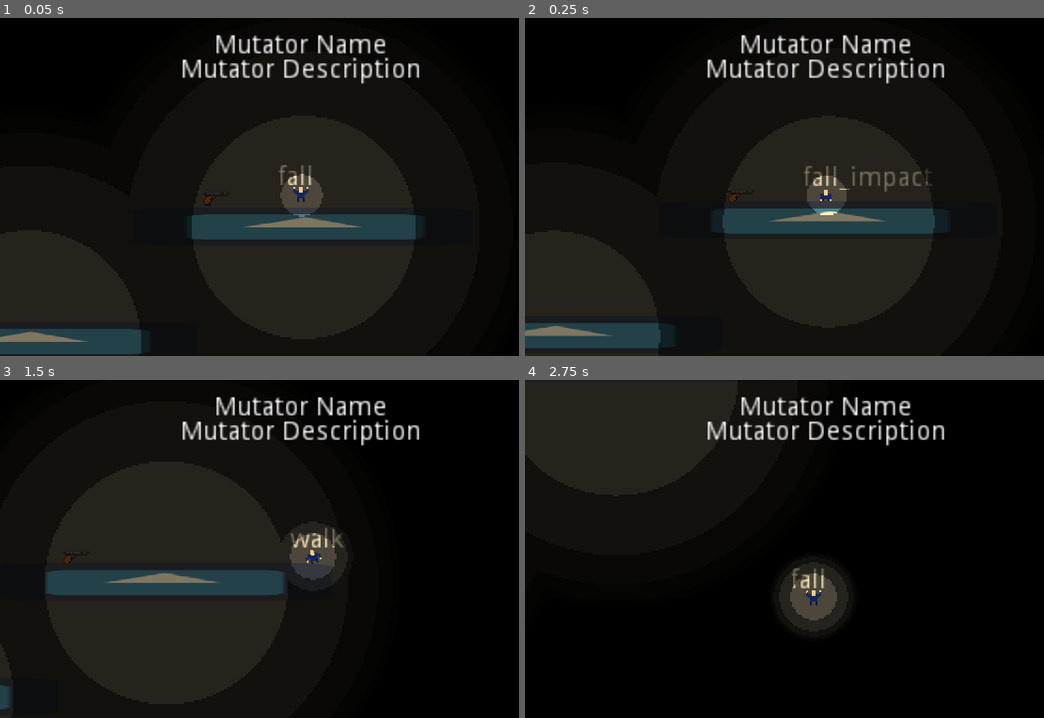
Above: before the commit, frames 1-4 (two rows, left to right).
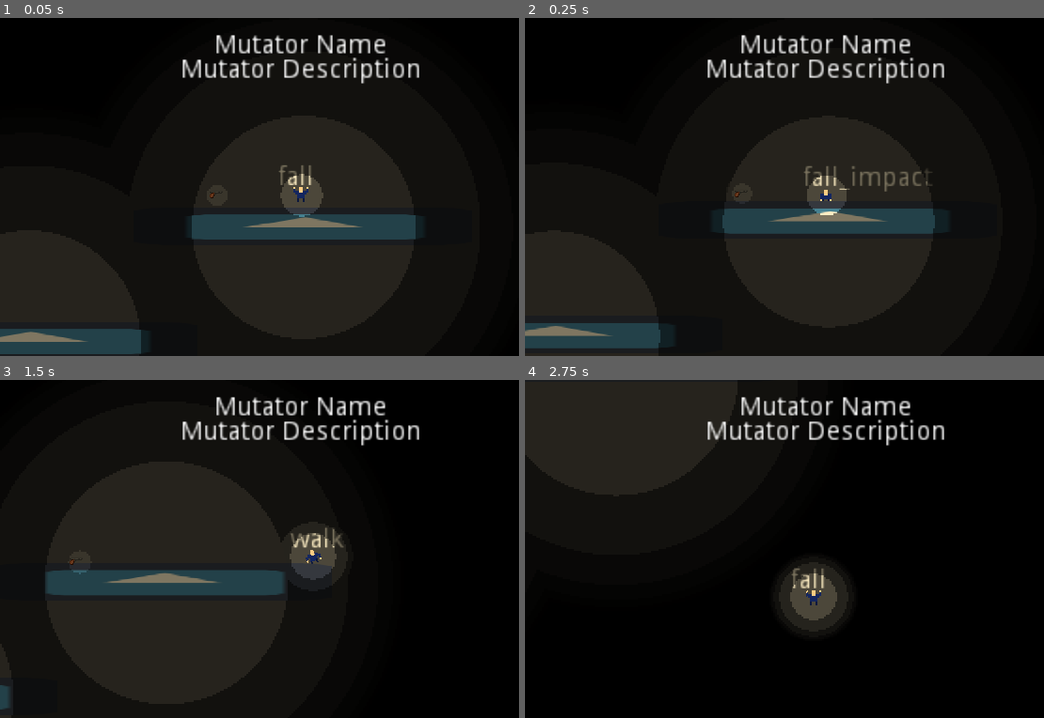
Above: after the commit, the same moments.

Repository: howwhywhat/summer-game
Game: Godot game, scene res://scenes/levels/Level.tscn
Two runs of this game, one before a commit and one after it. Both use one fixed random seed, a clock stepped at 60 frames per second and the inputs below. The engine's default icon, where the game draws it, is replaced by a stand-in: a white triangle on a blue panel in a dark square.
Inputs:
- Up to frame 1 (0.05 s): no input
- Up to frame 2 (0.25 s): no input
- Up to frame 3 (1.5 s): hold D (right) from 0.53 s (still down); tap W (up) at 0.6, 0.77, 1.07 s; tap Q (drop) at 1.35 s
- Up to frame 4 (2.75 s): tap W (up) at 1.52, 1.55, 1.82, 2.3 s; release D (right) at 2.03 s; hold A (left) from 2.03 s (still down); hold E (interact) from 2.03 s (still down)

The runs differ from the first frame. In frame 1, less than 0.1% of the frame differs, in the area x 39-44%, y 51-56%; in frame 2, less than 0.1%; in frame 3, less than 0.1%, in the area x 12-18%, y 50-58%; in frame 4, nothing differs.

Commit message:
Added light source to This Is A Gun

Diff:
--- a/scenes/levels/Level.tscn
+++ b/scenes/levels/Level.tscn
@@ -76,7 +76,7 @@
 
 [node name="Player" parent="." instance=ExtResource( 1 )]
 
-[node name="Camera" parent="Player" index="2"]
+[node name="Camera" parent="Player" index="3"]
 zoom = Vector2( 1, 1 )
 
 [node name="WorldEnvironment" type="WorldEnvironment" parent="."]
--- a/scenes/weapons/ThisIsAGun.tscn
+++ b/scenes/weapons/ThisIsAGun.tscn
@@ -1,18 +1,22 @@
-[gd_scene load_steps=5 format=2]
+[gd_scene load_steps=6 format=2]
 
 [ext_resource path="res://scripts/items/ThisIsAGun.gd" type="Script" id=1]
 [ext_resource path="res://resources/items/weapons/this_is_a_gun.png" type="Texture" id=2]
+[ext_resource path="res://scripts/lighting/LightSource.gd" type="Script" id=3]
 
 [sub_resource type="CircleShape2D" id=1]
 radius = 15.0
 
 [sub_resource type="RectangleShape2D" id=2]
-extents = Vector2( 5, 3 )
+extents = Vector2( 2, 1 )
 
 [node name="ThisIsAGun" type="RigidBody2D"]
+z_index = 1
 collision_layer = 8
 collision_mask = 2147483654
 script = ExtResource( 1 )
+lightStrength = 0.75
+lightSourcePath = NodePath("LightSource")
 itemTexture = NodePath("Sprite")
 detectorPath = NodePath("DetectionArea")
 weapon_name = "This is A Gun"
@@ -23,6 +27,7 @@
 can_fire = true
 
 [node name="Sprite" type="Sprite" parent="."]
+scale = Vector2( 0.5, 0.5 )
 texture = ExtResource( 2 )
 
 [node name="DetectionArea" type="Area2D" parent="."]
@@ -32,5 +37,13 @@
 shape = SubResource( 1 )
 
 [node name="Collider" type="CollisionShape2D" parent="."]
-position = Vector2( 0, 4 )
+position = Vector2( 0, 2 )
 shape = SubResource( 2 )
+
+[node name="LightSource" type="Position2D" parent="." groups=[
+"Lights",
+]]
+position = Vector2( 0, 2 )
+script = ExtResource( 3 )
+radius = 12
+strength = 0.75
--- a/scripts/items/Item.gd
+++ b/scripts/items/Item.gd
@@ -2,10 +2,13 @@
 
 class_name Item
 
+export (float) var lightStrength = 1.0
+export (NodePath) var lightSourcePath
 export (NodePath) var itemTexture
 export (NodePath) var detectorPath
 onready var detector = get_node(detectorPath)
 onready var itemSprite : Sprite = get_node(itemTexture)
+onready var lightSource : LightSource = get_node_or_null(lightSourcePath)
 
 var picked = false
 onready var mainScene = get_parent()
@@ -16,11 +19,17 @@
 		get_parent().remove_child(self)
 		player.add_child(self)
 		get_parent().item.set_texture(itemSprite.get_texture())
+
 		visible = false
+		if lightSource != null:
+			lightSource.strength = 0
 		sleeping = true
 	else:
 		player.item.set_texture(null)
+
 		visible = true
+		if lightSource != null:
+			lightSource.strength = lightStrength
 		sleeping = false
 
 func _unhandled_input(event) -> void:
